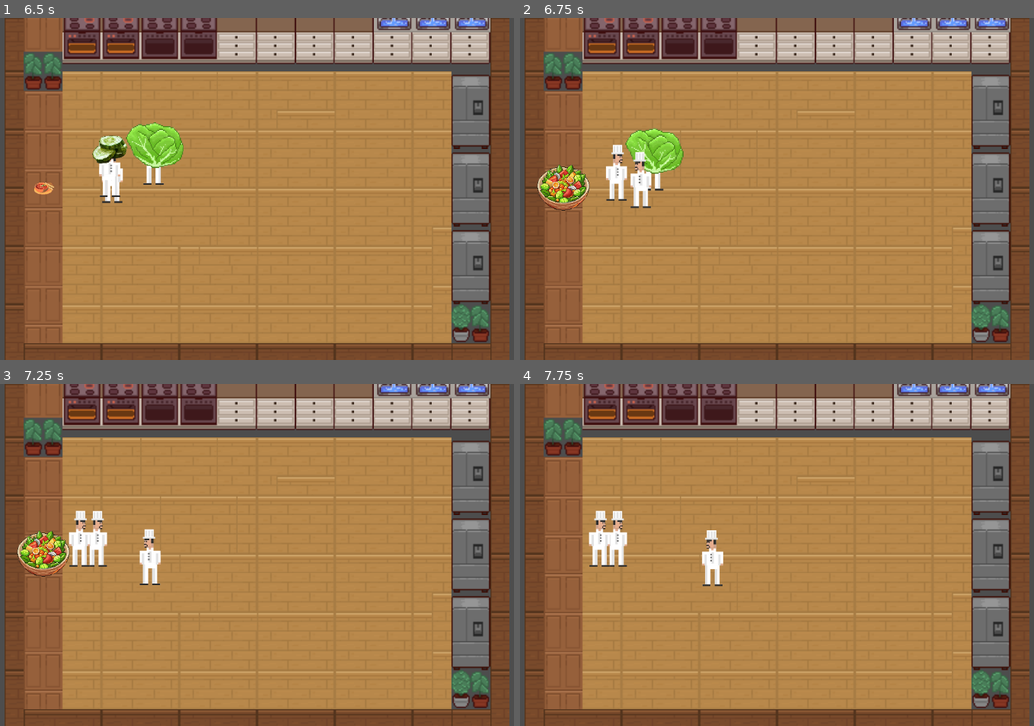
Above: before the commit, frames 1-4 (two rows, left to right).
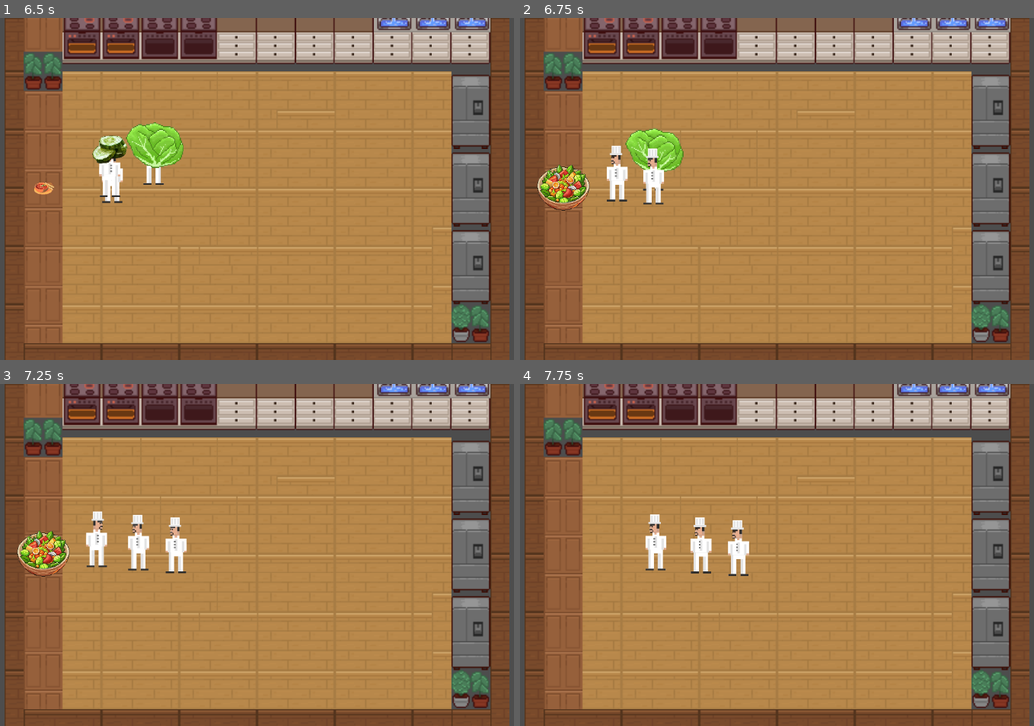
Above: after the commit, the same moments.

Repository: LazImane/OverCooked2D
Game: Godot game, scene res://scenes/game.tscn
The game is run twice, just before and just after one commit, with the same random seed, the same clock (stepped at 60 frames per second) and the same inputs.
Inputs:
- Up to frame 1 (6.5 s): no input
- Up to frame 2 (6.75 s): no input
- Up to frame 3 (7.25 s): no input
- Up to frame 4 (7.75 s): no input

Frame 1 is identical in both runs. In frame 2, 1.0% of the frame differs, in the area x 16-29%, y 36-56%; in frame 3, 1.7%; in frame 4, 2.5%, in the area x 13-45%, y 36-60%.

Commit message:
second order

Diff:
--- a/scenes/game.tscn
+++ b/scenes/game.tscn
@@ -1664,6 +1664,7 @@
 
 [node name="Bot" parent="." instance=ExtResource("10_vtaks")]
 position = Vector2(1, 90)
+collision_layer = 8
 
 [node name="Bot2" parent="." instance=ExtResource("10_vtaks")]
 position = Vector2(121, 90)
--- a/scripts/GameManager.gd
+++ b/scripts/GameManager.gd
@@ -7,19 +7,26 @@
 var ingredients: Dictionary = {}
 var stations_by_type: Dictionary = {}
 
-# Recipe execution tracking
-var current_recipe_id: String = "demo_salad"
-var _order_bases: Array = []  # Queue of ingredients to assign
+# List of orders. Each order:
+# { "recipe_id": String, "base_items": Array[String] }
+var orders: Array = []
+
+# Global execution tracking (for ALL orders)
+var current_recipe_id: String = "demo_salad"  # just a default label
+var _order_queue: Array = []  # Each element: { "recipe_id": String, "ingredient_id": String }
 var _total_needed: int = 0
 var _served_count: int = 0
 var _spawn_idx: int = 0
+
 
 func _ready() -> void:
 	add_to_group("game_manager")
 	_register_stations()
 	_setup_recipes()
-	_prepare_recipe_order(current_recipe_id)
-	print("[GM] Ready | Recipe: %s | Total ingredients: %d" % [current_recipe_id, _total_needed])
+	_setup_orders()          # create initial list of orders
+	_rebuild_order_queue()   # build _order_queue from orders
+	print("[GM] Ready | Orders: %d | Total ingredients: %d" % [orders.size(), _total_needed])
+
 
 # ==================== STATION REGISTRATION ====================
 func _register_stations() -> void:
@@ -27,13 +34,14 @@
 	for station in get_tree().get_nodes_in_group("stations"):
 		if not "station_type" in station:
 			continue
-		var type: String = station.station_type
-		if type == "":
+		var t: String = station.station_type
+		if t == "":
 			continue
-		if not stations_by_type.has(type):
-			stations_by_type[type] = []
-		stations_by_type[type].append(station)
+		if not stations_by_type.has(t):
+			stations_by_type[t] = []
+		stations_by_type[t].append(station)
 	print("[GM] Registered stations:", stations_by_type.keys())
+
 
 # ==================== RECIPE SETUP ====================
 func _setup_recipes() -> void:
@@ -52,51 +60,123 @@
 			"base_items": ["lettuce", "tomato", "cucumber", "olive"],
 			"flow": ["Ingredient", "Chopping", "Serving"],  # Default flow
 			"per_item_flow": {
-				"olive": ["Ingredient", "Chopping", "Cooking", "Serving"]  # Olives need cooking
+				# Example: olives need cooking after chopping
+				"olive": ["Ingredient", "Chopping", "Cooking", "Serving"]
 			}
 		},
 		"tomato_soup": {
 			"name": "Tomato Soup",
-			"base_items": ["tomato"],
+			"base_items": ["tomato","tomato"],
 			"flow": ["Ingredient", "Chopping", "Cooking", "Serving"]
 		}
 	}
 
+
+# ==================== ORDER LIST SETUP ====================
+func _setup_orders() -> void:
+	"""
+	Initialize the orders list.
+	For testing: start with 2 orders:
+	  - 1x demo_salad
+	  - 1x tomato_soup
+	"""
+	orders.clear()
+
+	_add_order("demo_salad")
+	_add_order("tomato_soup")
+
+	# Optional: label for logs, first order's recipe
+	if orders.size() > 0:
+		current_recipe_id = orders[0]["recipe_id"]
+
+
+func _add_order(recipe_id: String) -> void:
+	"""
+	Adds a new order to the orders list.
+	"""
+	if not recipes.has(recipe_id):
+		push_error("[GM] Cannot add order: unknown recipe_id '%s'" % recipe_id)
+		return
+
+	var base_items: Array = recipes[recipe_id].get("base_items", [])
+	var order := {
+		"recipe_id": recipe_id,
+		"base_items": base_items.duplicate()
+	}
+	orders.append(order)
+	print("[GM] Added order for recipe '%s' with %d items" % [recipe_id, base_items.size()])
+
+
+func _rebuild_order_queue() -> void:
+	"""
+	Rebuild the global ingredient queue (_order_queue) from all orders.
+	All bots will consume from this flattened list of {recipe_id, ingredient_id}.
+	"""
+	_order_queue.clear()
+	_served_count = 0
+	_total_needed = 0
+
+	for order in orders:
+		var recipe_id: String = order.get("recipe_id", "")
+		var base_items: Array = order.get("base_items", [])
+		for base in base_items:
+			var item_id := str(base)
+			_order_queue.append({
+				"recipe_id": recipe_id,
+				"ingredient_id": item_id
+			})
+			_total_needed += 1
+
+	print("[GM] Orders prepared: %d orders, %d ingredients queued" %
+		[orders.size(), _total_needed])
+
+
+# Optional helper if you want a single recipe again
 func _prepare_recipe_order(recipe_id: String) -> void:
-	_order_bases.clear()
-	_served_count = 0
-	if recipes.has(recipe_id):
-		_order_bases = recipes[recipe_id].get("base_items", []).duplicate()
-	_total_needed = _order_bases.size()
-	print("[GM] Recipe prepared: %d ingredients queued" % _total_needed)
+	orders.clear()
+	_add_order(recipe_id)
+	_rebuild_order_queue()
+	current_recipe_id = recipe_id
+
 
 # ==================== BOT TASK ASSIGNMENT ====================
-func request_next_ingredient(bot_id: int) -> String:
-	"""Called by bots when they need a new ingredient to process"""
-	if _order_bases.is_empty():
+func request_next_ingredient(bot_id: int) -> Dictionary:
+	"""
+	Called by bots when they need a new ingredient to process.
+	Returns:
+	  { "recipe_id": String, "ingredient_id": String }
+	or {} if no tasks remain.
+	"""
+	if _order_queue.is_empty():
 		print("[GM] No more ingredients available for bot %d" % bot_id)
-		return ""
-
-	var ingredient_id = _order_bases.pop_front()
-	var ingredient_str = str(ingredient_id) if ingredient_id != null else ""
-	print("[GM] Assigned '%s' to bot %d (%d remaining)" % [ingredient_str, bot_id, _order_bases.size()])
-	return ingredient_str
+		return {}
+
+	var task: Dictionary = _order_queue.pop_front()
+	var recipe_id: String = task.get("recipe_id", "")
+	var ingredient_id: String = task.get("ingredient_id", "")
+	print("[GM] Assigned '%s' (%s) to bot %d (%d remaining in global queue)" %
+		[ingredient_id, recipe_id, bot_id, _order_queue.size()])
+	return task
+
 
 # ==================== RECIPE QUERIES ====================
 func get_recipe_ingredients(recipe_id: String) -> Array:
-	"""Returns all ingredients needed for a recipe"""
 	if recipes.has(recipe_id):
 		return recipes[recipe_id].get("base_items", [])
 	return []
 
+
 func get_recipe_flow(recipe_id: String) -> Array:
-	"""Returns the default processing flow for a recipe"""
 	if recipes.has(recipe_id):
 		return recipes[recipe_id].get("flow", ["Ingredient", "Chopping", "Serving"])
 	return ["Ingredient", "Chopping", "Serving"]
 
+
 func get_flow_for_item(recipe_id: String, item_id: String) -> Array:
-	"""Returns processing flow for a specific ingredient (may override default)"""
+	"""
+	Returns processing flow for a specific ingredient (may override default).
+	Uses per_item_flow if defined, else default recipe flow.
+	"""
 	var default_flow = get_recipe_flow(recipe_id)
 
 	if recipes.has(recipe_id):
@@ -108,10 +188,12 @@
 
 	return default_flow
 
+
 func get_ingredient_name(item_id: String) -> String:
 	if ingredients.has(item_id):
 		return ingredients[item_id].get("name", item_id)
 	return item_id
+
 
 func get_ingredient_status(item_id: String) -> String:
 	if ingredients.has(item_id):
@@ -119,15 +201,18 @@
 		return str(status) if status != null else "raw"
 	return "raw"
 
+
 # ==================== RECIPE TRACKING ====================
 func notify_served(ingredient_id: String) -> void:
 	"""Called when an ingredient is successfully served"""
 	_served_count += 1
-	print("[GM] ✅ Served: %s (%d/%d)" % [ingredient_id, _served_count, _total_needed])
+	print("[GM] ✅ Served: %s (%d/%d)" %
+		[ingredient_id, _served_count, _total_needed])
 
 	if _served_count >= _total_needed and _total_needed > 0:
-		print("[GM] 🎉 Recipe '%s' COMPLETED!" % current_recipe_id)
-		# You could trigger victory screen here
+		print("[GM] 🎉 ALL ORDERS COMPLETED! (total ingredients: %d)" % _total_needed)
+		# trigger victory screen here if you want
+
 
 # ==================== INGREDIENT SPAWNING ====================
 func spawn_ingredient(type: String = "", parent_node: Node = null) -> Node:
--- a/scripts/bot.gd
+++ b/scripts/bot.gd
@@ -21,6 +21,7 @@
 
 # Current task
 var current_ingredient: String = ""
+var current_recipe_id: String = ""
 var flow_steps: Array = []
 var current_step: int = 0
 var carried_item: Node = null
@@ -77,7 +78,17 @@
 		return
 
 	var result = _gm.request_next_ingredient(bot_id)
-	current_ingredient = str(result) if result != null else ""
+	current_recipe_id = ""
+	current_ingredient = ""
+
+	# New protocol: GameManager returns a Dictionary { recipe_id, ingredient_id }
+	if typeof(result) == TYPE_DICTIONARY:
+		current_recipe_id = str(result.get("recipe_id", ""))
+		current_ingredient = str(result.get("ingredient_id", ""))
+	else:
+		# Fallback / backward-compatible: treat result as the ingredient id
+		current_recipe_id = recipe_name
+		current_ingredient = str(result) if result != null else ""
 
 	if current_ingredient == "":
 		print("[BOT %d] ✅ No more tasks - all done!" % bot_id)
@@ -85,14 +96,20 @@
 		return
 
 	current_step = 0
+
+	# Use per-task recipe if available, else fallback to exported recipe_name
+	var flow_recipe_id := current_recipe_id if current_recipe_id != "" else recipe_name
+
 	if _gm.has_method("get_flow_for_item"):
-		flow_steps = _gm.get_flow_for_item(recipe_name, current_ingredient)
+		flow_steps = _gm.get_flow_for_item(flow_recipe_id, current_ingredient)
 	else:
 		flow_steps = ["Ingredient", "Chopping", "Serving"]
 
-	print("[BOT %d] 📋 Task: %s | Flow: %s" % [bot_id, current_ingredient, flow_steps])
+	print("[BOT %d] 📋 Task: %s | Recipe: %s | Flow: %s" %
+		[bot_id, current_ingredient, flow_recipe_id, flow_steps])
 
 	_go_to_next_step()
+
 
 func _go_to_next_step() -> void:
 	if current_step >= flow_steps.size():
